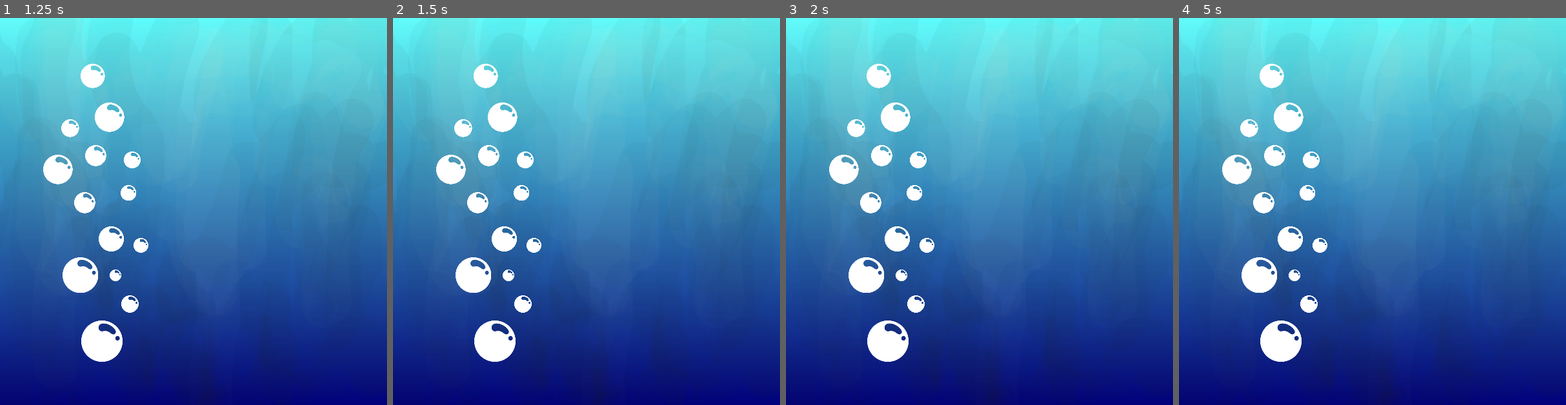
Above: before the commit, frames 1-4 (left to right).
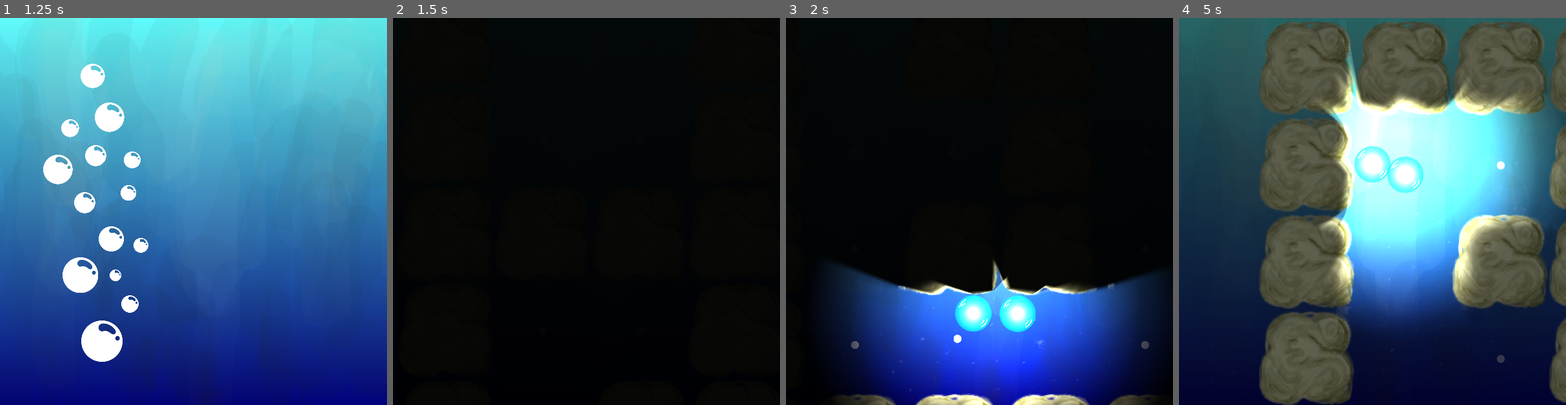
Above: after the commit, the same moments.

Repository: jacob-grahn/bubble-racing
Game: Godot game, scene res://title/TitleScreen.tscn
Same seed, same stepped clock (60 frames per second), same inputs: the game is played once before the commit and once after it.
Inputs (mouse positions are in pixels of both pictures, inside the frame that each line leads up to):
- Up to frame 1 (1.25 s): click (197, 362) at 0.5 s
- Up to frame 2 (1.5 s): click (462, 126) at 1.25 s
- Up to frame 3 (2 s): no input
- Up to frame 4 (5 s): click (1271, 76) at 2.02 s; click (1310, 161) at 2.77 s; click (1287, 118) at 3.52 s; click (1237, 168) at 4.27 s

Frame 1 is identical in both runs. In frame 2, 100% of the frame differs, in the area x 0-100%, y 0-100%; in frame 3, 97%; in frame 4, 98%.

Commit message:
bubbles lead to different level sizes

Diff:
--- a/Settings.gd
+++ b/Settings.gd
@@ -2,3 +2,6 @@
 
 var sound = true
 var fullscreen = false
+
+var mazeWidth = 5
+var mazeHeight = 5
--- /dev/null
+++ b/levels/Levels.gd
@@ -0,0 +1,57 @@
+extends Node2D
+
+# Called when the node enters the scene tree for the first time.
+func _ready():
+	for i in range(1, 14):
+		var btn = get_node("Center/LevelList/B" + str(i))
+		btn.connect('button_down', self, '_on_press_level_' + str(i))
+
+func _on_press_level_1():
+	goto_level(1, 3)
+
+func _on_press_level_2():
+	goto_level(2, 4)
+
+func _on_press_level_3():
+	goto_level(3, 5)
+
+func _on_press_level_4():
+	goto_level(4, 4)
+
+func _on_press_level_5():
+	goto_level(5, 5)
+
+func _on_press_level_6():
+	goto_level(6, 6)
+
+func _on_press_level_7():
+	goto_level(7, 7)
+
+func _on_press_level_8():
+	goto_level(8, 8)
+
+func _on_press_level_9():
+	goto_level(9, 9)
+
+func _on_press_level_10():
+	goto_level(10, 10)
+
+func _on_press_level_11():
+	goto_level(11, 11)
+
+func _on_press_level_12():
+	goto_level(12, 12)
+
+func _on_press_level_13():
+	goto_level(13, 13)
+
+func _on_press_level_14():
+	goto_level(14, 14)
+
+func goto_level(w, h):
+	print('goto_level')
+	print(w)
+	print(h)
+	Settings.mazeWidth = w
+	Settings.mazeHeight = h
+	get_tree().change_scene("res://maze/Maze.tscn")
--- a/levels/Levels.tscn
+++ b/levels/Levels.tscn
@@ -1,11 +1,13 @@
-[gd_scene load_steps=5 format=2]
+[gd_scene load_steps=6 format=2]
 
 [ext_resource path="res://levels/single-bubble.png" type="Texture" id=1]
 [ext_resource path="res://title/Center.gd" type="Script" id=2]
 [ext_resource path="res://ocean-bg.png" type="Texture" id=3]
 [ext_resource path="res://maze/BGSprite.gd" type="Script" id=4]
+[ext_resource path="res://levels/Levels.gd" type="Script" id=5]
 
-[node name="Lobby" type="Node2D"]
+[node name="Levels" type="Node2D"]
+script = ExtResource( 5 )
 
 [node name="Center" type="Sprite" parent="."]
 position = Vector2( 300, 300 )
@@ -26,6 +28,7 @@
 margin_right = 3.96362
 margin_bottom = -49.799
 rect_scale = Vector2( 0.209836, 0.209836 )
+mouse_default_cursor_shape = 2
 texture_normal = ExtResource( 1 )
 __meta__ = {
 "_edit_use_anchors_": false
@@ -37,6 +40,7 @@
 margin_right = -26.4375
 margin_bottom = 35.9399
 rect_scale = Vector2( 0.154063, 0.154063 )
+mouse_default_cursor_shape = 2
 texture_normal = ExtResource( 1 )
 __meta__ = {
 "_edit_use_anchors_": false
@@ -48,6 +52,7 @@
 margin_right = 70.5623
 margin_bottom = 85.9399
 rect_scale = Vector2( 0.145331, 0.145331 )
+mouse_default_cursor_shape = 2
 texture_normal = ExtResource( 1 )
 __meta__ = {
 "_edit_use_anchors_": false
@@ -59,6 +64,7 @@
 margin_right = 26.4413
 margin_bottom = 10.358
 rect_scale = Vector2( 0.254499, 0.254499 )
+mouse_default_cursor_shape = 2
 texture_normal = ExtResource( 1 )
 __meta__ = {
 "_edit_use_anchors_": false
@@ -70,6 +76,7 @@
 margin_right = -53.5587
 margin_bottom = 91.358
 rect_scale = Vector2( 0.254499, 0.254499 )
+mouse_default_cursor_shape = 2
 texture_normal = ExtResource( 1 )
 __meta__ = {
 "_edit_use_anchors_": false
@@ -81,6 +88,7 @@
 margin_right = 11.4413
 margin_bottom = 76.3579
 rect_scale = Vector2( 0.18267, 0.18267 )
+mouse_default_cursor_shape = 2
 texture_normal = ExtResource( 1 )
 __meta__ = {
 "_edit_use_anchors_": false
@@ -92,6 +100,7 @@
 margin_right = 86.4414
 margin_bottom = 220.358
 rect_scale = Vector2( 0.128027, 0.128027 )
+mouse_default_cursor_shape = 2
 texture_normal = ExtResource( 1 )
 __meta__ = {
 "_edit_use_anchors_": false
@@ -103,6 +112,7 @@
 margin_right = -5.55872
 margin_bottom = 149.358
 rect_scale = Vector2( 0.18267, 0.18267 )
+mouse_default_cursor_shape = 2
 texture_normal = ExtResource( 1 )
 __meta__ = {
 "_edit_use_anchors_": false
@@ -114,6 +124,7 @@
 margin_right = -23.5587
 margin_bottom = 250.358
 rect_scale = Vector2( 0.309383, 0.309383 )
+mouse_default_cursor_shape = 2
 texture_normal = ExtResource( 1 )
 __meta__ = {
 "_edit_use_anchors_": false
@@ -125,6 +136,7 @@
 margin_right = 66.4414
 margin_bottom = 138.358
 rect_scale = Vector2( 0.136043, 0.136043 )
+mouse_default_cursor_shape = 2
 texture_normal = ExtResource( 1 )
 __meta__ = {
 "_edit_use_anchors_": false
@@ -136,6 +148,7 @@
 margin_right = 67.4413
 margin_bottom = 309.358
 rect_scale = Vector2( 0.150095, 0.150095 )
+mouse_default_cursor_shape = 2
 texture_normal = ExtResource( 1 )
 __meta__ = {
 "_edit_use_anchors_": false
@@ -147,6 +160,7 @@
 margin_right = 32.4413
 margin_bottom = 202.358
 rect_scale = Vector2( 0.218327, 0.218327 )
+mouse_default_cursor_shape = 2
 texture_normal = ExtResource( 1 )
 __meta__ = {
 "_edit_use_anchors_": false
@@ -158,6 +172,7 @@
 margin_right = 5.44128
 margin_bottom = 348.358
 rect_scale = Vector2( 0.357928, 0.357928 )
+mouse_default_cursor_shape = 2
 texture_normal = ExtResource( 1 )
 __meta__ = {
 "_edit_use_anchors_": false
--- a/maze/Maze.gd
+++ b/maze/Maze.gd
@@ -15,6 +15,10 @@
 
 
 func _ready():
+	# grab an initial maze size
+	mazeWidth = Settings.mazeWidth
+	mazeHeight = Settings.mazeHeight
+
 	# create random maze
 	randomize()
 	var maze = mazeGenerator.generate(mazeWidth, mazeHeight)
